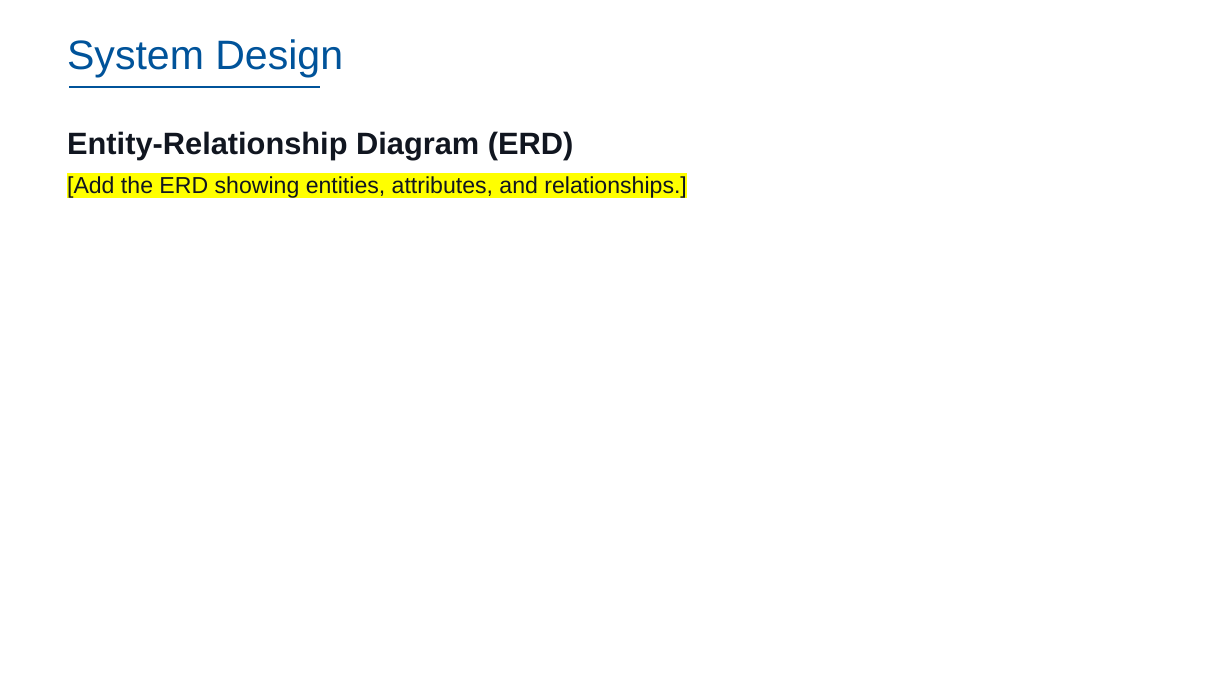
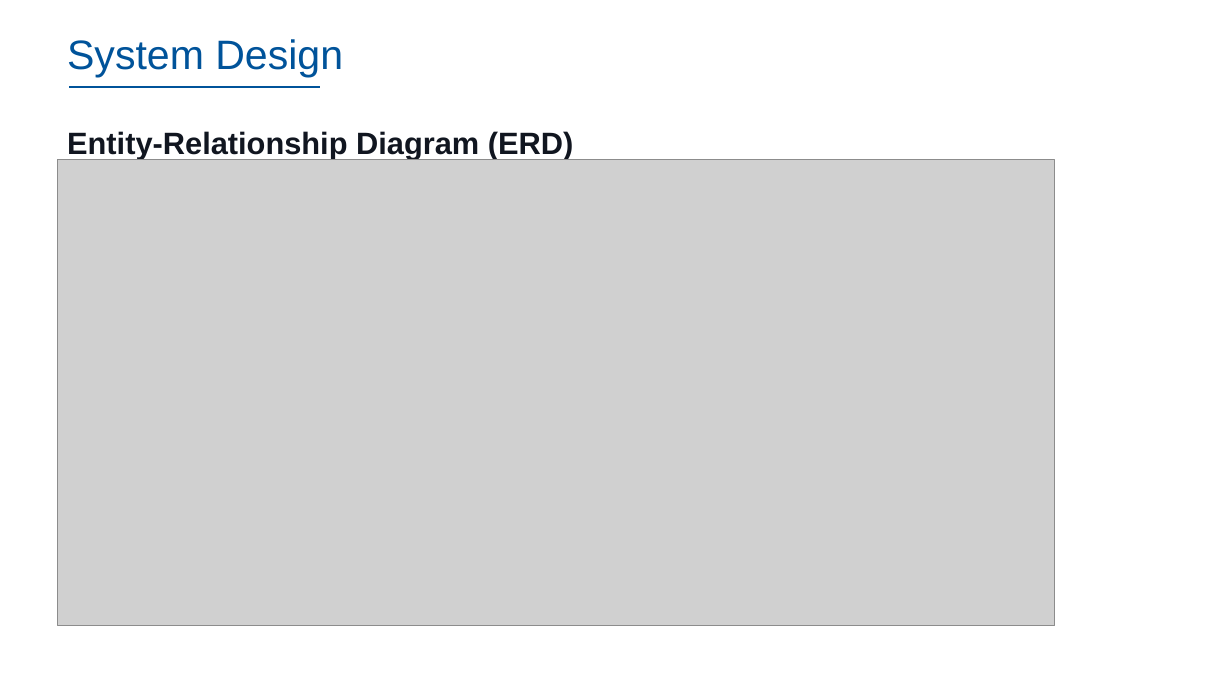
Before and after one commit to dennislamcv1/IBMSA, a slide deck: slide 28 of Systems Analyst Capstone Project/Final SubmissionDL.pptx. Drawn at 1232x693 pixels with LibreOffice and Linux fonts; fonts in the diff are those of the drawing; grey boxes stand for pictures; background and template pictures are left out. Boxes give left, top, right and bottom in pixels: in the first picture for what was removed or moved away, otherwise in the second. Text is boxed around its words. In the diff, an @@ line names an element or a change of style, - is before the commit and + after.

```diff
--- a/Systems Analyst Capstone Project/Final SubmissionDL.pptx
+++ b/Systems Analyst Capstone Project/Final SubmissionDL.pptx
@@ picture added at box(58, 160, 1055, 627) @@
@@ text at box(67, 176, 686, 199): paragraph removed @@
-[Add the ERD showing entities, attributes, and relationships.]
```
Also in this commit, not shown: 8 other slides changed.
